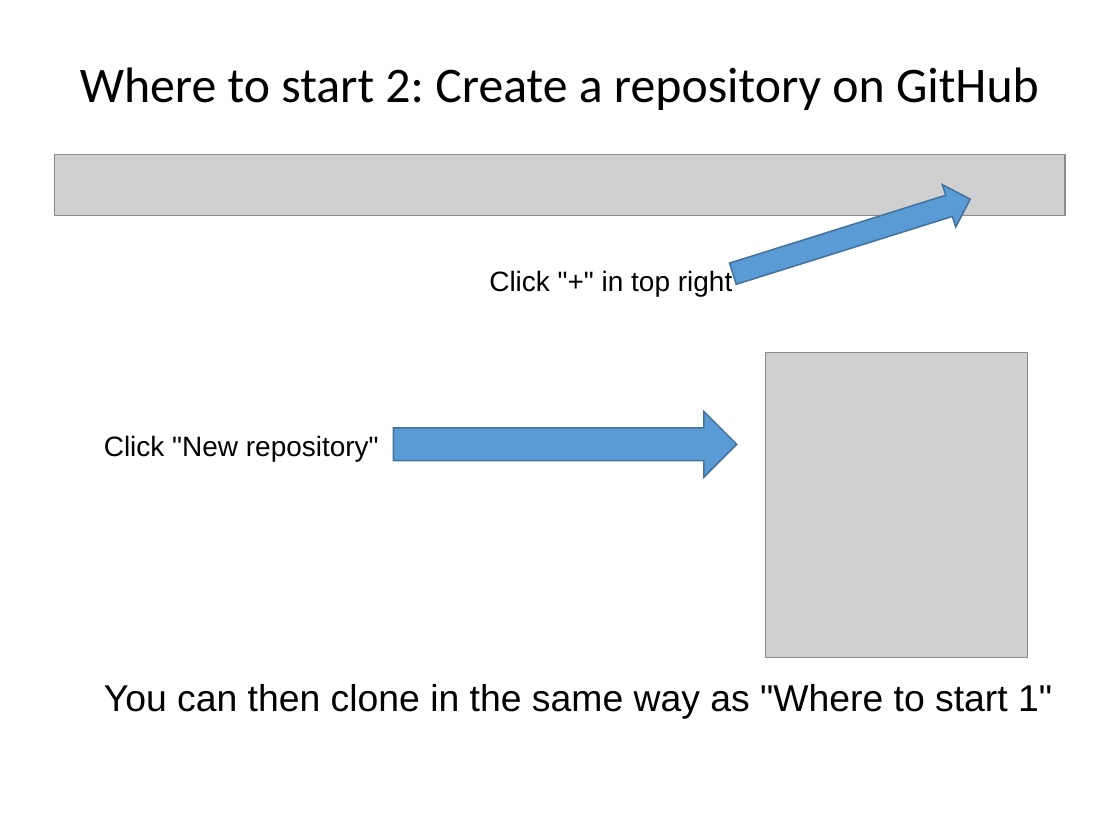
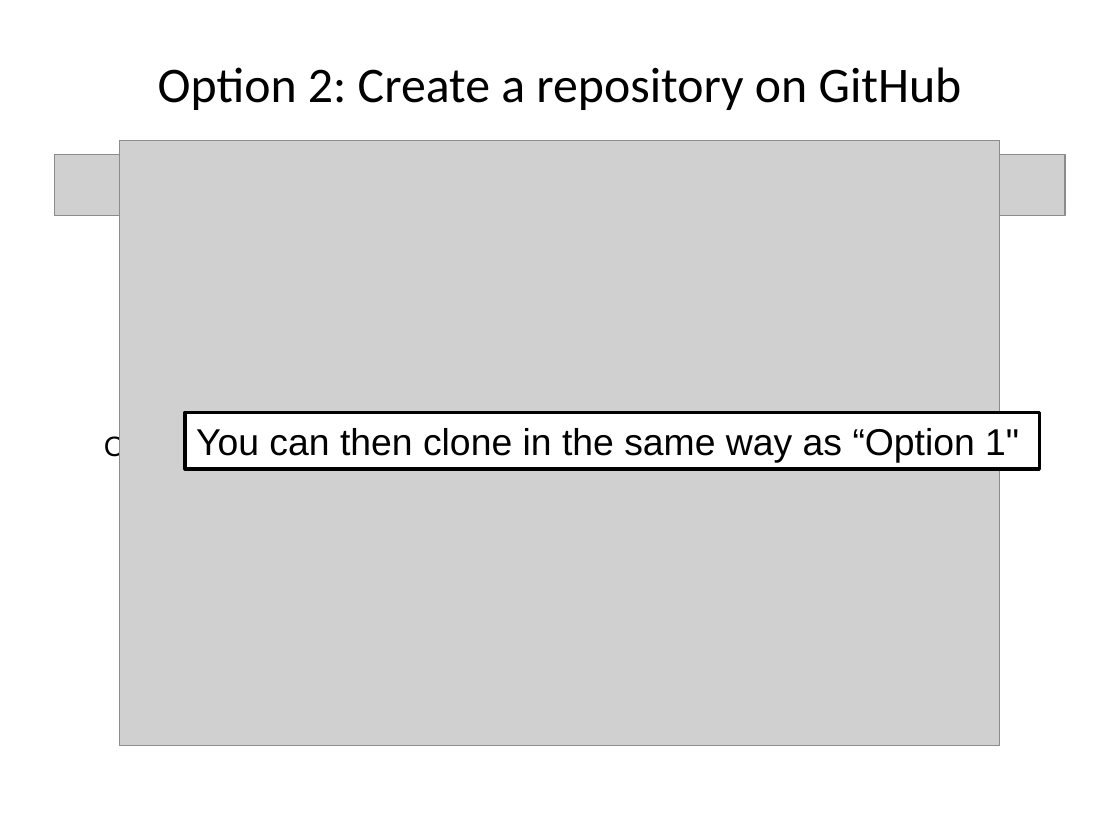
Before and after one commit to ncasuk/ncas-isc, a slide deck: slide 21 of version_control/presentations/01_git_intro.pptx (slide 20 before the commit). Drawn at 1120x840 pixels with LibreOffice and Linux fonts; fonts in the diff are those of the drawing; grey boxes stand for pictures; background and template pictures are left out. Boxes give left, top, right and bottom in pixels: in the first picture for what was removed or moved away, otherwise in the second. Text is boxed around its words. In the diff, an @@ line names an element or a change of style, - is before the commit and + after.

```diff
--- a/version_control/presentations/01_git_intro.pptx
+++ b/version_control/presentations/01_git_intro.pptx
@@ title at (158,67,962,110): text changed @@
-Where to start 2: Create a repository on GitHub
+Option 2: Create a repository on GitHub
@@ picture added at (120,140,1000,745) @@
@@ right arrow removed at (726,178,977,295) @@
@@ text removed at (489,269,732,296) @@
-Click "+" in top right
@@ picture removed at (766,353,1027,657) @@
@@ rectangle "You can then clone in ...": place and size @@
-rectangle "You can then clone in ..." at (104,684,1052,718)
+rectangle "You can then clone in ..." at (185,412,1039,468)
@@ rectangle "You can then clone in ..." at (185,412,1039,468): fill none to #FFFFFF; outline none to #000000 2.25 pt @@
@@ right arrow removed at (393,411,737,477) @@
@@ text in rectangle at (196,428,1019,462): text changed @@
-You can then clone in the same way as "Where to start 1"
+You can then clone in the same way as “Option 1"
```
Also in this commit, not shown: 18 other slides changed, 1 slide added, 4 other files.
